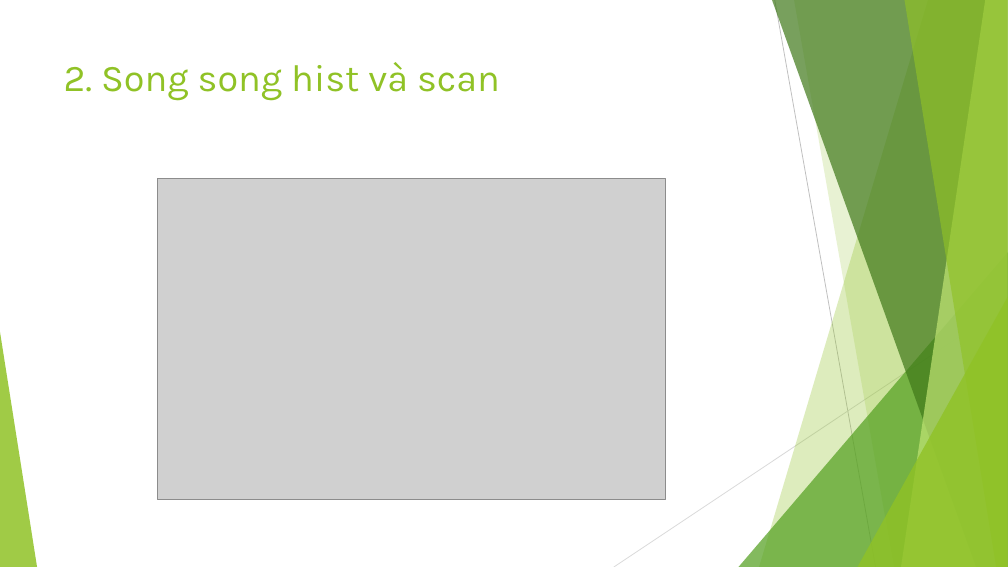
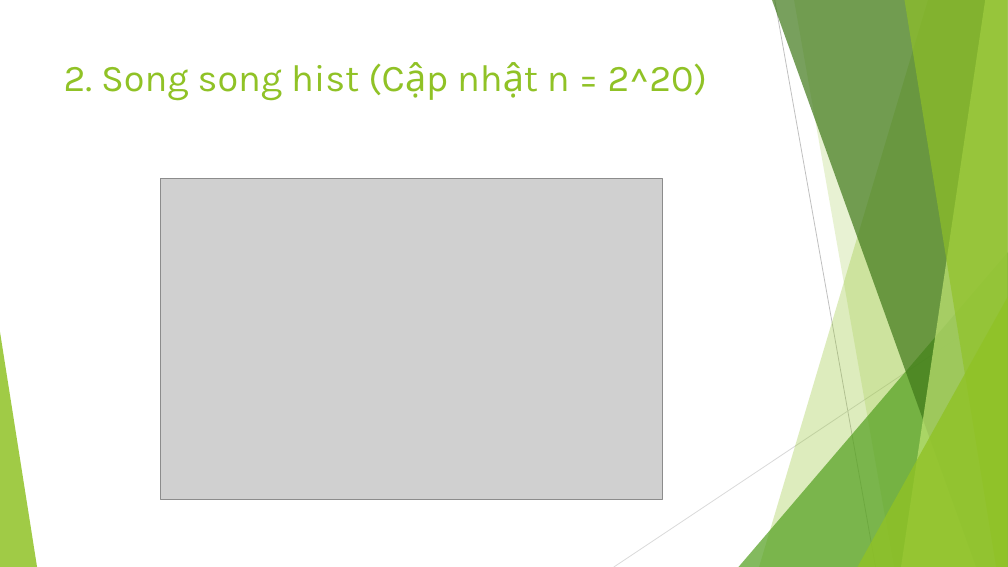
Before and after one commit to tranquanghuy097/GPU_Radix_Sort, a slide deck: slide 5 of 1512211-1412235.pptx (slide 4 before the commit). Drawn at 1008x567 pixels with LibreOffice and Linux fonts; fonts in the diff are those of the drawing; grey boxes stand for pictures. Boxes give left, top, right and bottom in pixels: in the first picture for what was removed or moved away, otherwise in the second. Text is boxed around its words. In the diff, an @@ line names an element or a change of style, - is before the commit and + after.

```diff
--- a/1512211-1412235.pptx
+++ b/1512211-1412235.pptx
@@ title at bbox=[64, 63, 707, 101]: text changed @@
-2. Song song hist và scan
+2. Song song hist (Cập nhật n = 2^20)
@@ picture: place and size @@
-picture at bbox=[157, 178, 665, 499]
+picture at bbox=[161, 178, 662, 499]
```
Also in this commit, not shown: 12 other slides changed, 1 slide added, 12 slides removed, 59 other files.
